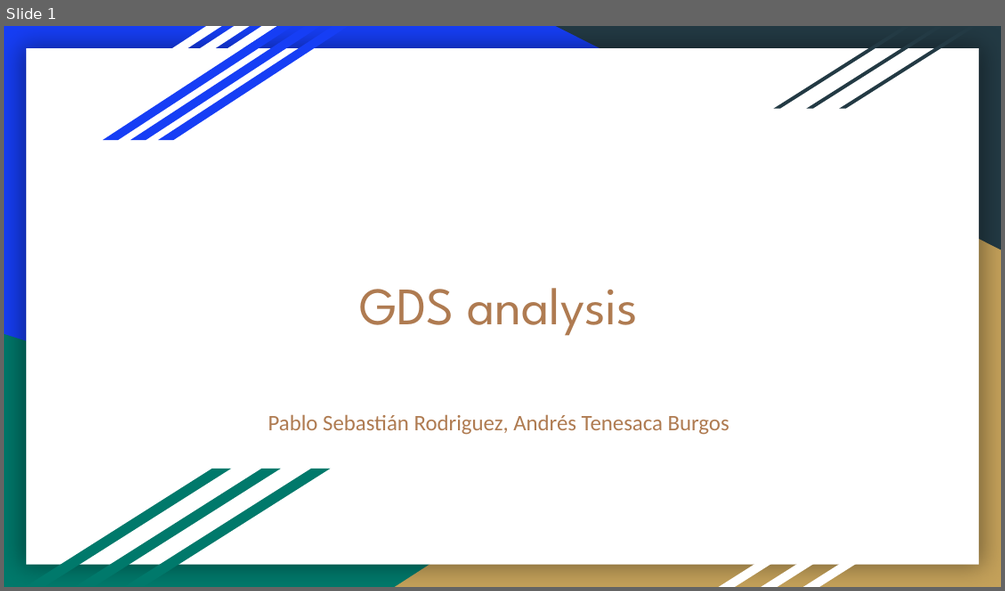
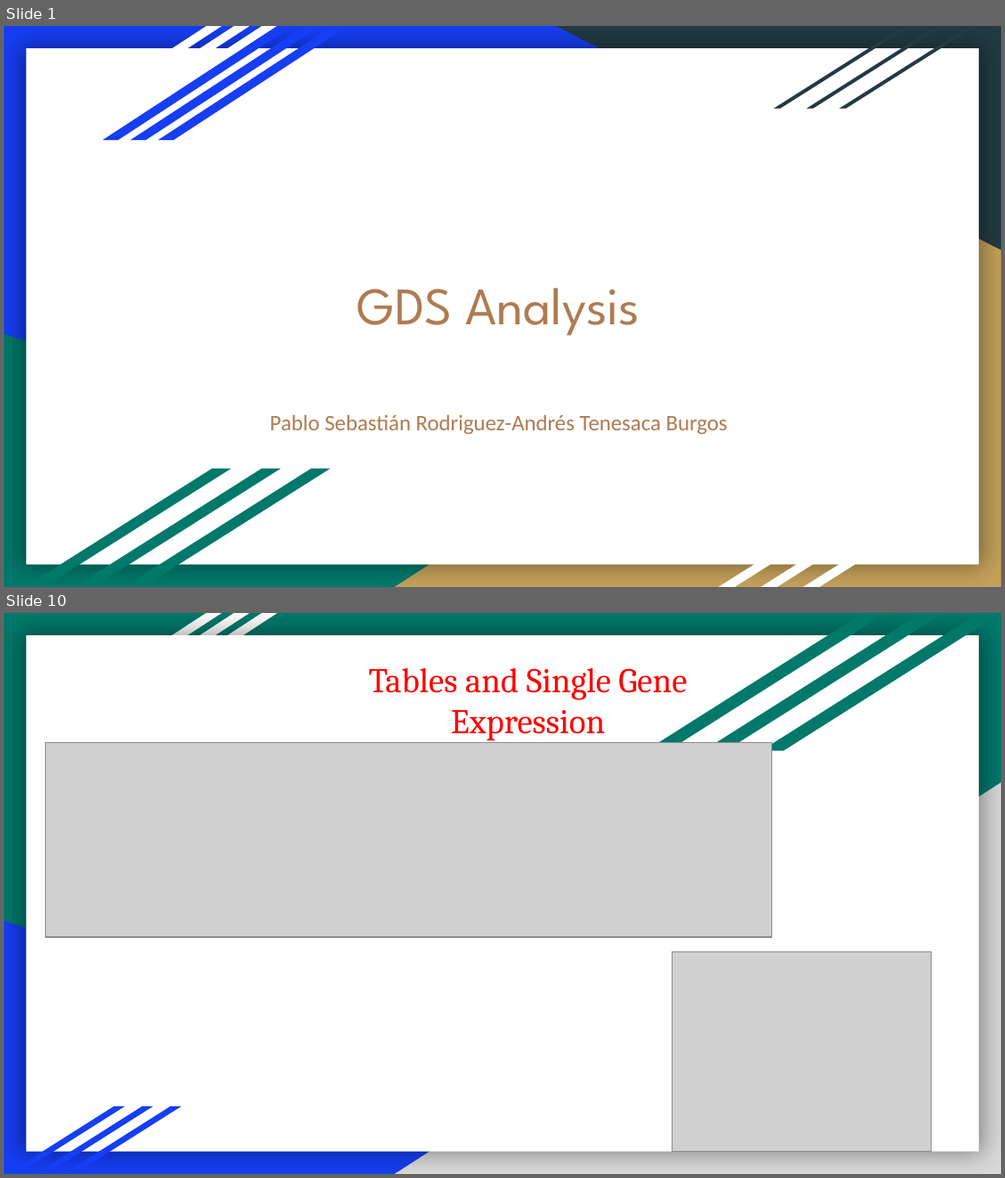
Before and after one commit to atenesaca/M12_Project, a slide deck: presentation/GDS presentation.pptx. Shown one above the other, each under a label of ours: slide 1 before the commit, slides 1 and 10 after it; the slides between them are not shown. The pictures are 1005x591 and 1005x1178 pixels, drawn with LibreOffice and Linux fonts; fonts in the diff are those of the drawing; grey boxes stand for pictures. Boxes give left, top, right and bottom in pixels: in the first picture for what was removed or moved away, otherwise in the second. Text is boxed around its words. In the diff, an @@ line names an element or a change of style, - is before the commit and + after.

```diff
--- a/presentation/GDS presentation.pptx
+++ b/presentation/GDS presentation.pptx
@@ slide 10 added at [4,613,1001,1174], background #00796B; not listed: 4 template elements that a slide beside it also shows @@
@@ parallelogram added at [646,613,885,751], fill #00796B @@
@@ parallelogram added at [704,613,943,751], fill #00796B @@
@@ parallelogram added at [761,613,1001,751], fill #00796B @@
@@ text added at [369,668,687,741], 25 pt, text #FF0000 @@
+Tables and Single Gene Expression
@@ picture added at [45,743,771,937] @@
@@ right triangle added at [395,782,1001,1174], fill #D9D9D9 @@
@@ right triangle added at [4,921,808,1173], fill #163EF5 @@
@@ picture added at [672,952,931,1151] @@
@@ parallelogram added at [8,1106,126,1173], fill #163EF5 @@
@@ parallelogram added at [36,1106,154,1173], fill #163EF5 @@
@@ parallelogram added at [64,1106,181,1173], fill #163EF5 @@
@@ slide 1 changed as well @@
@@ title at [357,288,639,336]: text changed @@
-GDS analysis
+GDS Analysis
@@ subtitle at [270,414,728,435]: text changed @@
-Pablo Sebastián Rodriguez, Andrés Tenesaca Burgos
+Pablo Sebastián Rodriguez-Andrés Tenesaca Burgos
```
Also in this commit, not shown: 1 other slide changed, 7 other slides added, 9 slides removed, 3 other files.
